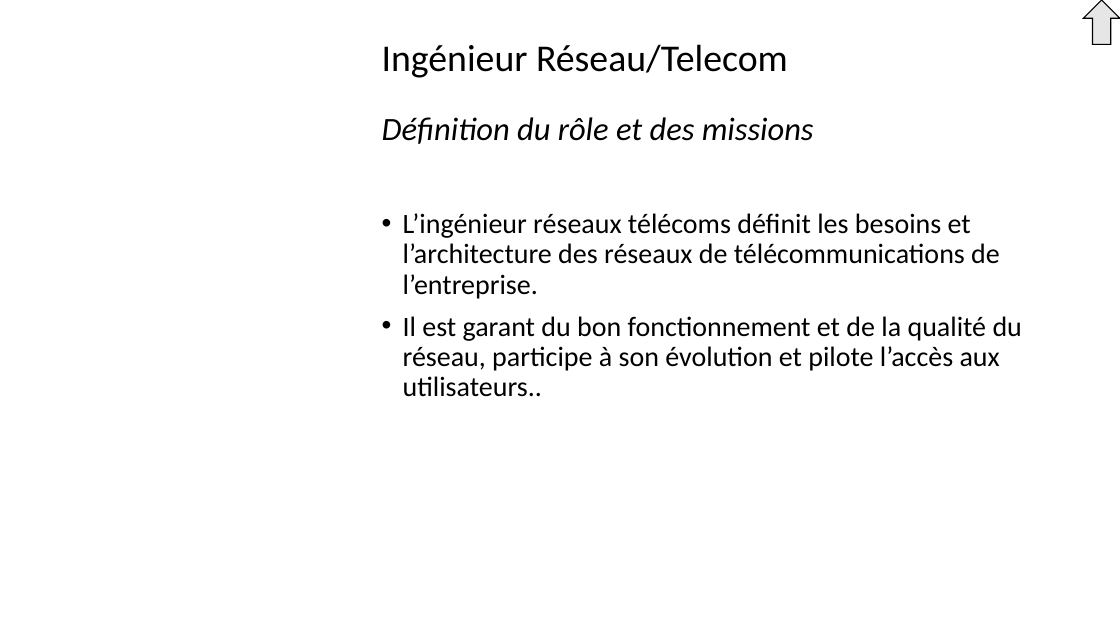
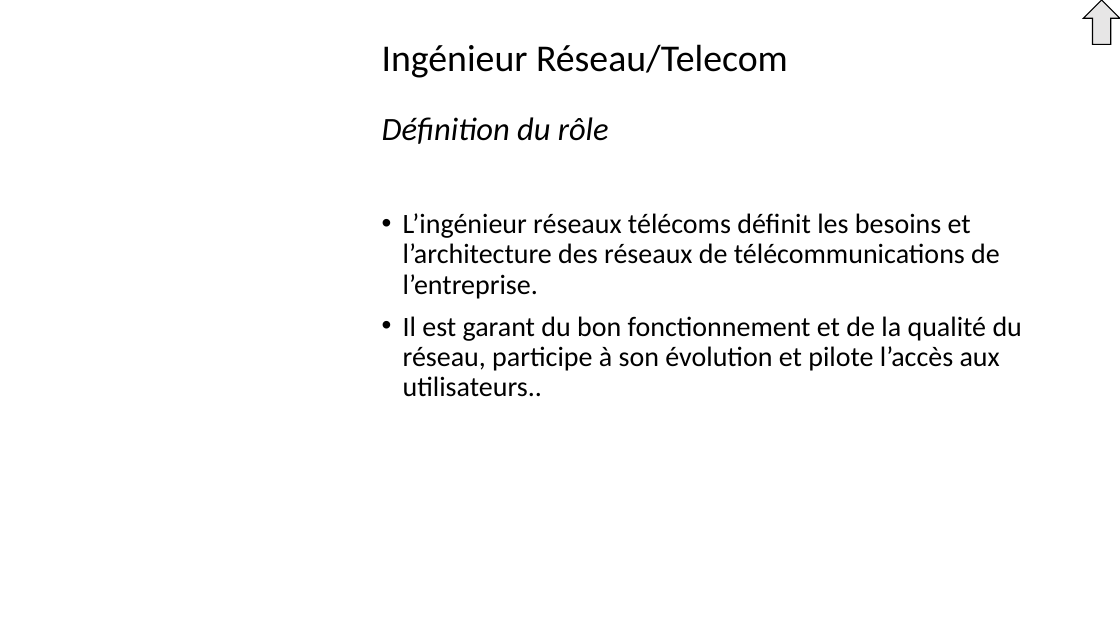
Before and after one commit to Solifred38/cv, a slide deck: slide 36 of Profils_jobs_it.pptx. Drawn at 1120x630 pixels with LibreOffice and Linux fonts; fonts in the diff are those of the drawing; background and template pictures are left out. Boxes give left, top, right and bottom in pixels: in the first picture for what was removed or moved away, otherwise in the second. Text is boxed around its words. In the diff, an @@ line names an element or a change of style, - is before the commit and + after.

```diff
--- a/Profils_jobs_it.pptx
+++ b/Profils_jobs_it.pptx
@@ text at (382,44,788,144): text changed; size 27.9 to 32.4 pt; italic off @@
-Ingénieur Réseau/Telecom
-Définition du rôle et des missions
+Ingénieur Réseau/Telecom
+Définition du rôle
```
Also in this commit, not shown: 29 other slides changed, 2 slides added.
